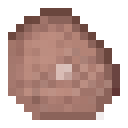
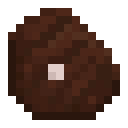
The second 128×128 image is a revision of the first. Changes to its layers:
removed layer "Main" over [8, 8, 120, 120]
removed layer "Borders" over [8, 8, 120, 112]
removed layer "Base" over [8, 8, 120, 120]
added layer "Details" above "Details Shading" over [24, 16, 104, 112]
added layer "Details Shading" above "Shading" over [16, 16, 112, 112]
added layer "Shading" above "Base #1" over [24, 16, 104, 112]
added layer "Base #1" above "Borders #1" over [16, 16, 112, 112]
added layer "Borders #1" over [8, 8, 120, 120]
